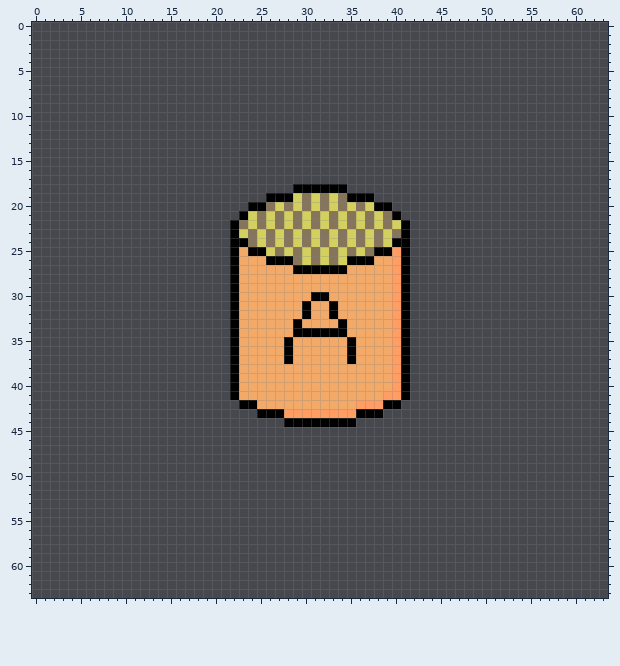
One commit to this pixel-art sprite: src/images/ammo_bucket.png. The first picture shows the starting point.
The file is 64x64 pixels. Colours within 5 levels of each other are drawn and written as one.
After the commit:
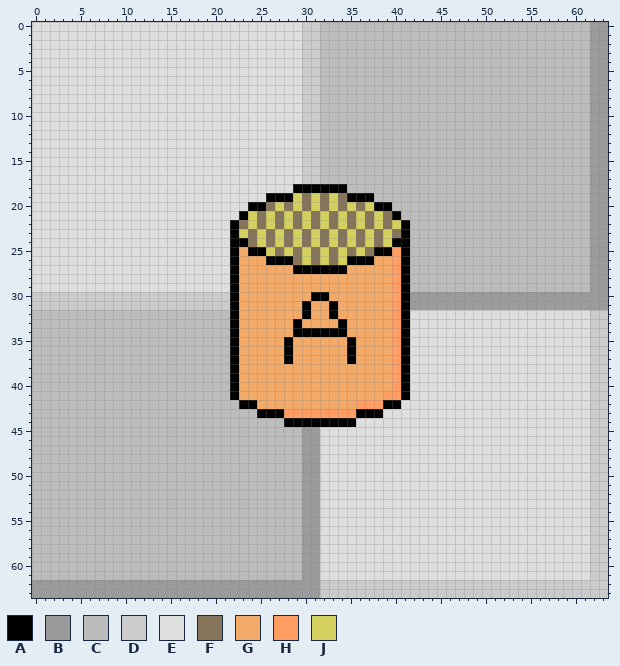
Palette (. is transparent): A #000000  B #9b9b9b  C #bcbcbc  D #cbcbcb  E #dedede  F #86755b  G #f3a967  H #ff9d62  J #d4d05f
Difference:
Changed rows in their new state; - is an unchanged pixel.
first column x 0:
 0 EEEEEEEEEEEEEEEEEEEEEEEEEEEEEEDDCCCCCCCCCCCCCCCCCCCCCCCCCCCCCCBB
 1 EEEEEEEEEEEEEEEEEEEEEEEEEEEEEEDDCCCCCCCCCCCCCCCCCCCCCCCCCCCCCCBB
 2 EEEEEEEEEEEEEEEEEEEEEEEEEEEEEEDDCCCCCCCCCCCCCCCCCCCCCCCCCCCCCCBB
 3 EEEEEEEEEEEEEEEEEEEEEEEEEEEEEEDDCCCCCCCCCCCCCCCCCCCCCCCCCCCCCCBB
 4 EEEEEEEEEEEEEEEEEEEEEEEEEEEEEEDDCCCCCCCCCCCCCCCCCCCCCCCCCCCCCCBB
 5 EEEEEEEEEEEEEEEEEEEEEEEEEEEEEEDDCCCCCCCCCCCCCCCCCCCCCCCCCCCCCCBB
 6 EEEEEEEEEEEEEEEEEEEEEEEEEEEEEEDDCCCCCCCCCCCCCCCCCCCCCCCCCCCCCCBB
 7 EEEEEEEEEEEEEEEEEEEEEEEEEEEEEEDDCCCCCCCCCCCCCCCCCCCCCCCCCCCCCCBB
 8 EEEEEEEEEEEEEEEEEEEEEEEEEEEEEEDDCCCCCCCCCCCCCCCCCCCCCCCCCCCCCCBB
 9 EEEEEEEEEEEEEEEEEEEEEEEEEEEEEEDDCCCCCCCCCCCCCCCCCCCCCCCCCCCCCCBB
10 EEEEEEEEEEEEEEEEEEEEEEEEEEEEEEDDCCCCCCCCCCCCCCCCCCCCCCCCCCCCCCBB
11 EEEEEEEEEEEEEEEEEEEEEEEEEEEEEEDDCCCCCCCCCCCCCCCCCCCCCCCCCCCCCCBB
12 EEEEEEEEEEEEEEEEEEEEEEEEEEEEEEDDCCCCCCCCCCCCCCCCCCCCCCCCCCCCCCBB
13 EEEEEEEEEEEEEEEEEEEEEEEEEEEEEEDDCCCCCCCCCCCCCCCCCCCCCCCCCCCCCCBB
14 EEEEEEEEEEEEEEEEEEEEEEEEEEEEEEDDCCCCCCCCCCCCCCCCCCCCCCCCCCCCCCBB
15 EEEEEEEEEEEEEEEEEEEEEEEEEEEEEEDDCCCCCCCCCCCCCCCCCCCCCCCCCCCCCCBB
16 EEEEEEEEEEEEEEEEEEEEEEEEEEEEEEDDCCCCCCCCCCCCCCCCCCCCCCCCCCCCCCBB
17 EEEEEEEEEEEEEEEEEEEEEEEEEEEEEEDDCCCCCCCCCCCCCCCCCCCCCCCCCCCCCCBB
18 EEEEEEEEEEEEEEEEEEEEEEEEEEEEE------CCCCCCCCCCCCCCCCCCCCCCCCCCCBB
19 EEEEEEEEEEEEEEEEEEEEEEEEEE------------CCCCCCCCCCCCCCCCCCCCCCCCBB
20 EEEEEEEEEEEEEEEEEEEEEEEE----------------CCCCCCCCCCCCCCCCCCCCCCBB
21 EEEEEEEEEEEEEEEEEEEEEEE------------------CCCCCCCCCCCCCCCCCCCCCBB
22 EEEEEEEEEEEEEEEEEEEEEE--------------------CCCCCCCCCCCCCCCCCCCCBB
23 EEEEEEEEEEEEEEEEEEEEEE--------------------CCCCCCCCCCCCCCCCCCCCBB
24 EEEEEEEEEEEEEEEEEEEEEE--------------------CCCCCCCCCCCCCCCCCCCCBB
25 EEEEEEEEEEEEEEEEEEEEEE--------------------CCCCCCCCCCCCCCCCCCCCBB
26 EEEEEEEEEEEEEEEEEEEEEE--------------------CCCCCCCCCCCCCCCCCCCCBB
27 EEEEEEEEEEEEEEEEEEEEEE--------------------CCCCCCCCCCCCCCCCCCCCBB
28 EEEEEEEEEEEEEEEEEEEEEE--------------------CCCCCCCCCCCCCCCCCCCCBB
29 EEEEEEEEEEEEEEEEEEEEEE--------------------CCCCCCCCCCCCCCCCCCCCBB
30 DDDDDDDDDDDDDDDDDDDDDD--------------------BBBBBBBBBBBBBBBBBBBBBB
31 DDDDDDDDDDDDDDDDDDDDDD--------------------BBBBBBBBBBBBBBBBBBBBBB
32 CCCCCCCCCCCCCCCCCCCCCC--------------------EEEEEEEEEEEEEEEEEEEEDD
33 CCCCCCCCCCCCCCCCCCCCCC--------------------EEEEEEEEEEEEEEEEEEEEDD
34 CCCCCCCCCCCCCCCCCCCCCC--------------------EEEEEEEEEEEEEEEEEEEEDD
35 CCCCCCCCCCCCCCCCCCCCCC--------------------EEEEEEEEEEEEEEEEEEEEDD
36 CCCCCCCCCCCCCCCCCCCCCC--------------------EEEEEEEEEEEEEEEEEEEEDD
37 CCCCCCCCCCCCCCCCCCCCCC--------------------EEEEEEEEEEEEEEEEEEEEDD
38 CCCCCCCCCCCCCCCCCCCCCC--------------------EEEEEEEEEEEEEEEEEEEEDD
39 CCCCCCCCCCCCCCCCCCCCCC--------------------EEEEEEEEEEEEEEEEEEEEDD
40 CCCCCCCCCCCCCCCCCCCCCC--------------------EEEEEEEEEEEEEEEEEEEEDD
41 CCCCCCCCCCCCCCCCCCCCCC--------------------EEEEEEEEEEEEEEEEEEEEDD
42 CCCCCCCCCCCCCCCCCCCCCCC------------------EEEEEEEEEEEEEEEEEEEEEDD
43 CCCCCCCCCCCCCCCCCCCCCCCCC--------------EEEEEEEEEEEEEEEEEEEEEEEDD
44 CCCCCCCCCCCCCCCCCCCCCCCCCCCC--------EEEEEEEEEEEEEEEEEEEEEEEEEEDD
45 CCCCCCCCCCCCCCCCCCCCCCCCCCCCCCBBEEEEEEEEEEEEEEEEEEEEEEEEEEEEEEDD
46 CCCCCCCCCCCCCCCCCCCCCCCCCCCCCCBBEEEEEEEEEEEEEEEEEEEEEEEEEEEEEEDD
47 CCCCCCCCCCCCCCCCCCCCCCCCCCCCCCBBEEEEEEEEEEEEEEEEEEEEEEEEEEEEEEDD
48 CCCCCCCCCCCCCCCCCCCCCCCCCCCCCCBBEEEEEEEEEEEEEEEEEEEEEEEEEEEEEEDD
49 CCCCCCCCCCCCCCCCCCCCCCCCCCCCCCBBEEEEEEEEEEEEEEEEEEEEEEEEEEEEEEDD
50 CCCCCCCCCCCCCCCCCCCCCCCCCCCCCCBBEEEEEEEEEEEEEEEEEEEEEEEEEEEEEEDD
51 CCCCCCCCCCCCCCCCCCCCCCCCCCCCCCBBEEEEEEEEEEEEEEEEEEEEEEEEEEEEEEDD
52 CCCCCCCCCCCCCCCCCCCCCCCCCCCCCCBBEEEEEEEEEEEEEEEEEEEEEEEEEEEEEEDD
53 CCCCCCCCCCCCCCCCCCCCCCCCCCCCCCBBEEEEEEEEEEEEEEEEEEEEEEEEEEEEEEDD
54 CCCCCCCCCCCCCCCCCCCCCCCCCCCCCCBBEEEEEEEEEEEEEEEEEEEEEEEEEEEEEEDD
55 CCCCCCCCCCCCCCCCCCCCCCCCCCCCCCBBEEEEEEEEEEEEEEEEEEEEEEEEEEEEEEDD
56 CCCCCCCCCCCCCCCCCCCCCCCCCCCCCCBBEEEEEEEEEEEEEEEEEEEEEEEEEEEEEEDD
57 CCCCCCCCCCCCCCCCCCCCCCCCCCCCCCBBEEEEEEEEEEEEEEEEEEEEEEEEEEEEEEDD
58 CCCCCCCCCCCCCCCCCCCCCCCCCCCCCCBBEEEEEEEEEEEEEEEEEEEEEEEEEEEEEEDD
59 CCCCCCCCCCCCCCCCCCCCCCCCCCCCCCBBEEEEEEEEEEEEEEEEEEEEEEEEEEEEEEDD
60 CCCCCCCCCCCCCCCCCCCCCCCCCCCCCCBBEEEEEEEEEEEEEEEEEEEEEEEEEEEEEEDD
61 CCCCCCCCCCCCCCCCCCCCCCCCCCCCCCBBEEEEEEEEEEEEEEEEEEEEEEEEEEEEEEDD
62 BBBBBBBBBBBBBBBBBBBBBBBBBBBBBBBBDDDDDDDDDDDDDDDDDDDDDDDDDDDDDDDD
63 BBBBBBBBBBBBBBBBBBBBBBBBBBBBBBBBDDDDDDDDDDDDDDDDDDDDDDDDDDDDDDDD
Changed places in both pictures, as pixel boxes (x1, y1, x2, y2):
added: (32, 22, 608, 598)
